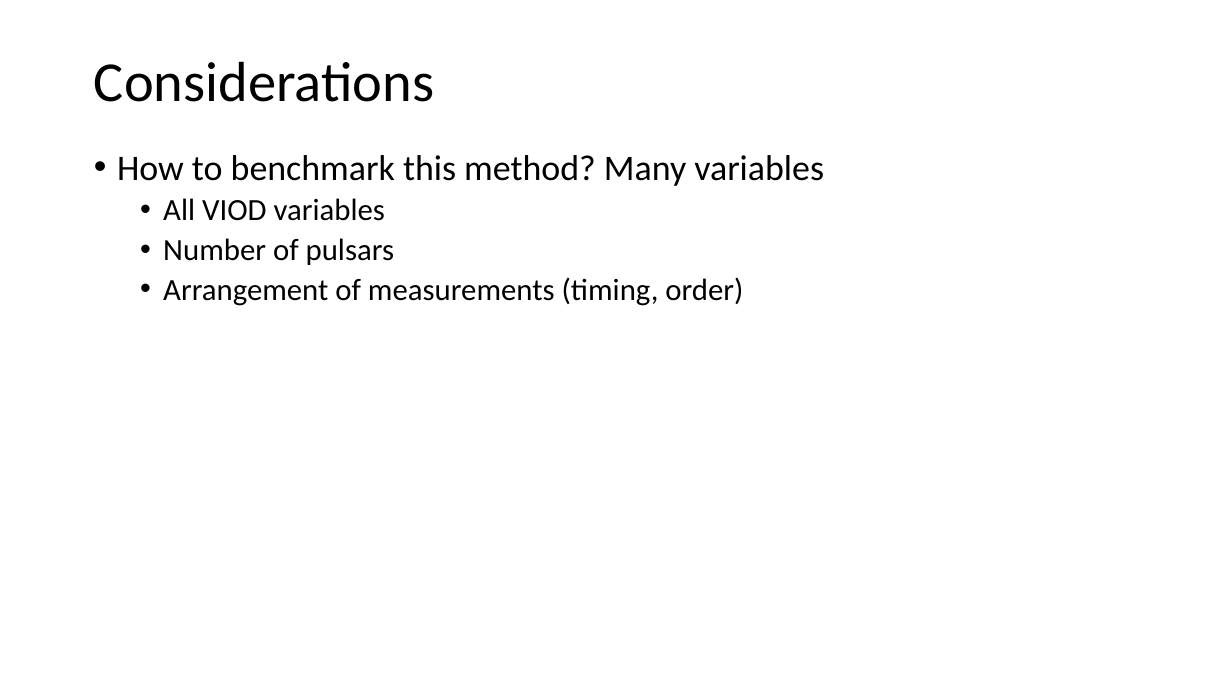
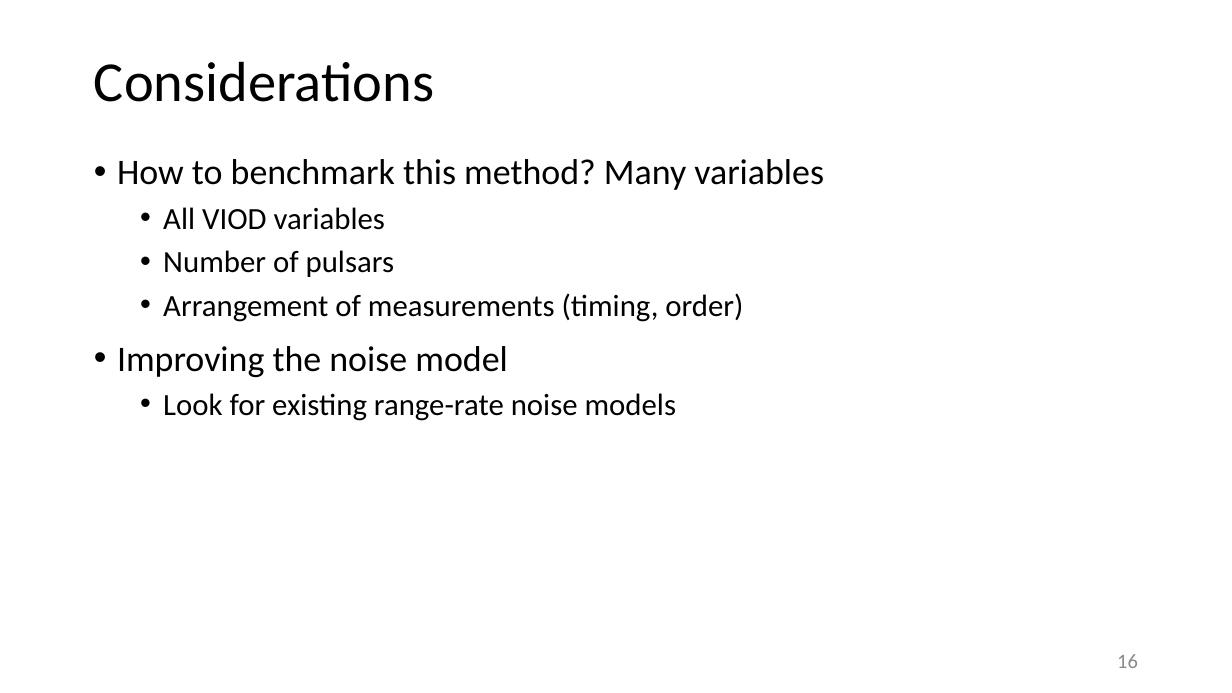
Before and after one commit to TigerHou2/xnav, a slide deck: slide 16 of Presentations/2021-07-12.pptx (slide 13 before the commit). Drawn at 1232x693 pixels with LibreOffice and Linux fonts; fonts in the diff are those of the drawing. Boxes give left, top, right and bottom in pixels: in the first picture for what was removed or moved away, otherwise in the second. Text is boxed around its words. In the diff, an @@ line names an element or a change of style, - is before the commit and + after.

Commit message:
Finished research presentation, added new testing data for imaginary pulsar method

```diff
--- a/Presentations/2021-07-12.pptx
+++ b/Presentations/2021-07-12.pptx
@@ text at [117, 159, 824, 322]: line spacing 0.9 to 1 @@
@@ text at [117, 346, 676, 421]: paragraphs added @@
+• Improving the noise model
+  • Look for existing range-rate noise models
@@ page number added at [1117, 654, 1138, 668], 16 pt, text #8C8C8C @@
+16
```
Also in this commit, not shown: 11 other slides changed, 4 slides added, 3 other files.
